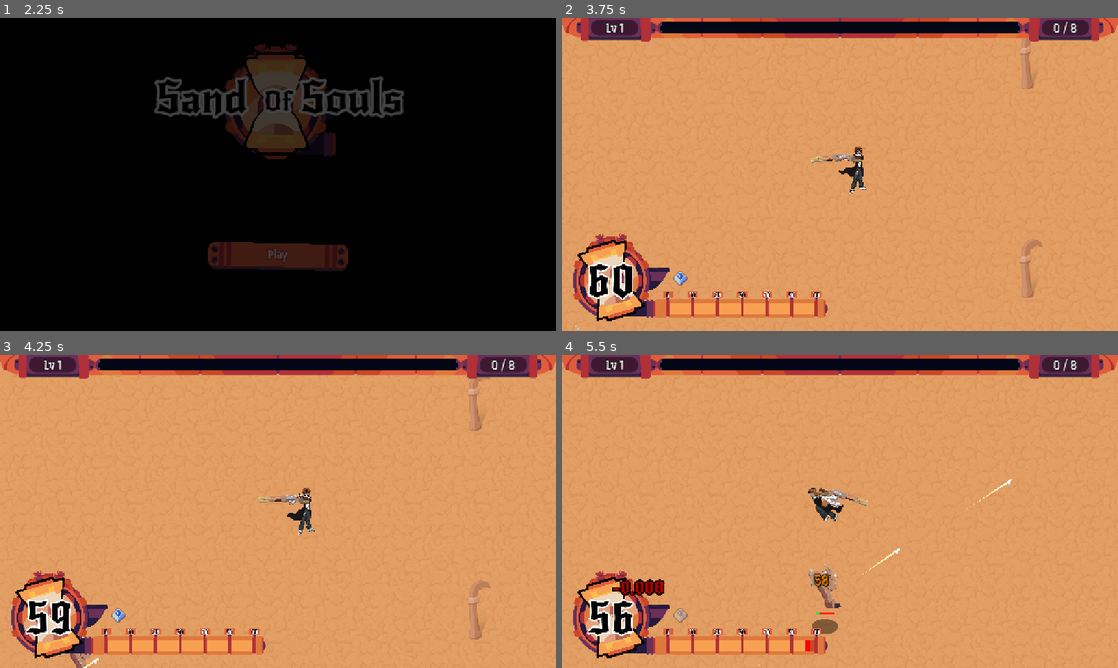
Above: before the commit, frames 1-4 (two rows, left to right).
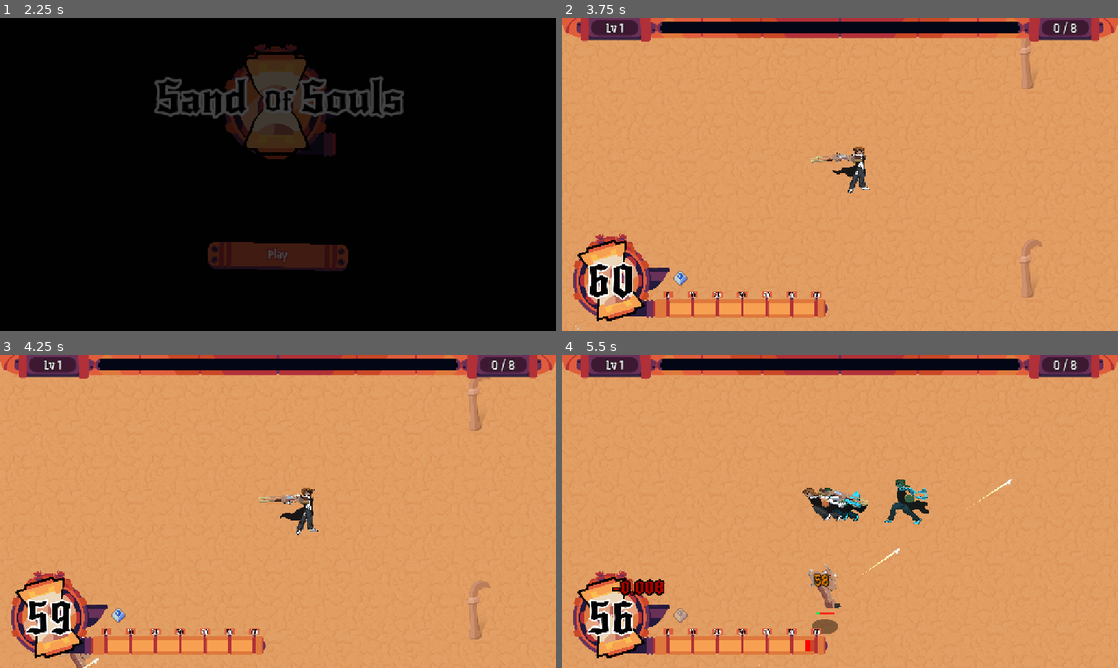
Above: after the commit, the same moments.

Repository: chiefpat450119/GMTK-2026
Game: Godot game, scene res://scenes/main.tscn
Two runs of this game, one before a commit and one after it. Both use one fixed random seed, a clock stepped at 60 frames per second and the inputs below. The engine's default icon, where the game draws it, is replaced by a stand-in: a white triangle on a blue panel in a dark square.
Inputs (mouse positions are in pixels of both pictures, inside the frame that each line leads up to):
- Up to frame 1 (2.25 s): tap Enter at 0.5 s; move the mouse to (400, 158) at 0.52 s; hold D (Right) 0.53-1.25 s; tap Shift (Dash) at 0.6 s; click (400, 158) at 0.67 s; drag from (166, 190) to (250, 237) at 1.27 s; click "Play" at 2 s
- Up to frame 2 (3.75 s): move the mouse to (895, 105) at 2.77 s; press the mouse at (895, 105) at 2.78 s; hold D (Right) 2.78-3.5 s; tap Shift (Dash) at 3.05 s; release the mouse at (895, 105) at 3.5 s; click "Rail Gun" at 3.5 s
- Up to frame 3 (4.25 s): no input
- Up to frame 4 (5.5 s): drag from (812, 574) to (667, 652) at 4.27 s; move the mouse to (1006, 558) at 5.02 s; hold A (Left) from 5.03 s (still down); tap O at 5.1 s; tap Shift (Dash) at 5.3 s

Frame 1 is identical in both runs. In frame 2, 0.2% of the frame differs, in the area x 48-56%, y 41-56%; in frame 3, 0.2%; in frame 4, 1.0%, in the area x 43-66%, y 39-55%.

Commit message:
after fucking image goddamit im tired

Diff:
--- /dev/null
+++ b/components/after_image.gd
@@ -0,0 +1,8 @@
+class_name AfterImageSpawner
+extends Node
+
+
+func spawn_image(target: Node2D, tex: Texture2D) -> Sprite2D:
+	var sprite = AfterImageFx.new(tex)
+	target.get_tree().current_scene.add_child(sprite)
+	return sprite
--- /dev/null
+++ b/components/after_image_effect.gd
@@ -0,0 +1,19 @@
+class_name AfterImageFx
+extends Sprite2D
+
+const BLUE := Color(0.18, 0.863, 1.0, 1.0)
+const BLUE_TRANS := Color(0.18, 0.863, 1.0, 0.0)
+
+func _init(tex: Texture2D):
+	texture = tex
+
+
+func _ready() -> void:
+	modulate = BLUE
+
+	var tween := create_tween()
+	tween.tween_property(self, "modulate", BLUE_TRANS, 0.3).set_trans(Tween.TRANS_EXPO).set_ease(Tween.EASE_IN)
+	tween.tween_callback(queue_free)
+
+	await tween.finished
+	queue_free()
--- /dev/null
+++ b/components/after_image_effect.tscn
@@ -0,0 +1,6 @@
+[gd_scene format=3 uid="uid://choujom3wrdrn"]
+
+[ext_resource type="Script" uid="uid://c6c4ard1fik6" path="res://components/after_image_effect.gd" id="1_otlui"]
+
+[node name="AfterImageEffect" type="Sprite2D" unique_id=1218719711]
+script = ExtResource("1_otlui")
--- a/scenes/entities/player/player.gd
+++ b/scenes/entities/player/player.gd
@@ -10,6 +10,9 @@
 @export var sprite : AnimatedSprite2D
 
 @export var gun_holder: GunHolder
+
+@export var after_image: AfterImageSpawner
+var _after_image_timer: float
 
 ## Last non-zero movement input, so a dash tapped from a standstill still travels
 ## the way the player was last headed instead of being spent on nothing.
@@ -39,10 +42,35 @@
 
 	if dash_component.is_dashing():
 		dash_component.move_dash()
+		spawn_after_image(_delta)
 	else:
 		movement_component.move(dir)
+		_after_image_timer = 0.0
 
 	_update_sprite(dir)
+
+
+func spawn_after_image(delta):
+	#copy sprite current frame sprite. spawn afterimage every 0.1s
+	_after_image_timer -= delta
+	if _after_image_timer > 0.0:
+		return
+
+	_after_image_timer = 0.1
+
+	var frame_texture := sprite.sprite_frames.get_frame_texture(
+		sprite.animation,
+		sprite.frame
+	)
+
+
+	var image = after_image.spawn_image(self, frame_texture)
+	sprite.visible = false
+	image.flip_h = sprite.flip_h
+	image.global_transform = sprite.global_transform
+	image.scale = sprite.scale
+	await get_tree().create_timer(.001).timeout
+	sprite.visible = true
 
 
 ## A dash holds its launch pose for its whole duration, matching the locked
@@ -59,6 +87,17 @@
 		else:
 			sprite.animation = &"Dash_Down"
 		return
+	elif dir != Vector2.ZERO:
+		if absf(dir.x) > absf(dir.y):
+			sprite.animation = &"Move_Side"
+			sprite.flip_h = dir.x < 0.0
+		elif dir.y < 0.0:
+			sprite.animation = &"Move_Up"
+		else:
+			sprite.animation = &"Move_Down"
+		return
+
+
 
 	sprite.animation = &"Idle"
 	if dir.x < 0.0:
--- a/scenes/entities/player/player.tscn
+++ b/scenes/entities/player/player.tscn
@@ -7,41 +7,30 @@
 [ext_resource type="Script" uid="uid://lajktjxbrn2c" path="res://components/movement_component.gd" id="6_8akj5"]
 [ext_resource type="PackedScene" uid="uid://c5aux63in05c7" path="res://scenes/entities/player/player_camera.tscn" id="6_70kwc"]
 [ext_resource type="Resource" uid="uid://dauni0mo5f7vg" path="res://resources/stats/player_stats/player_speed_stat.tres" id="7_70kwc"]
+[ext_resource type="Texture2D" uid="uid://dgcs3iyrws6gb" path="res://assets/player_sprites/Down 2.PNG" id="7_qko2e"]
+[ext_resource type="Texture2D" uid="uid://co0ph6ll5grpy" path="res://assets/player_sprites/Down_1.PNG" id="8_6u2ft"]
+[ext_resource type="Texture2D" uid="uid://du43tojuvu42d" path="res://assets/player_sprites/SIDE1.PNG" id="9_7nfft"]
+[ext_resource type="Texture2D" uid="uid://ba4rjvdmsyppu" path="res://assets/player_sprites/SIDE2.PNG" id="10_brjyi"]
 [ext_resource type="Script" uid="uid://ulsgba0wksf4" path="res://components/time_component.gd" id="10_pcd0u"]
+[ext_resource type="Texture2D" uid="uid://clq1cjlemleu6" path="res://assets/player_sprites/SIDE3.PNG" id="11_bnv2y"]
 [ext_resource type="Resource" uid="uid://frrqtqnfhira" path="res://resources/stats/player_stats/player_max_time_stat.tres" id="11_w3p2j"]
+[ext_resource type="Texture2D" uid="uid://dil0u8ut0coia" path="res://assets/player_sprites/Walk_Up_2.PNG" id="12_0xxfp"]
 [ext_resource type="Resource" uid="uid://t5pv2islrmuc" path="res://resources/stats/player_stats/player_time_decay_scale_stat.tres" id="12_knby6"]
 [ext_resource type="Resource" uid="uid://disb0styegk4s" path="res://resources/events/event_channels/player_time_changed_event.tres" id="13_18p7g"]
+[ext_resource type="Texture2D" uid="uid://c44nn6h3yhu3h" path="res://assets/player_sprites/Walk_Up_1.PNG" id="13_l2s38"]
 [ext_resource type="PackedScene" uid="uid://bs7u4xg0su6w3" path="res://scenes/entities/player/dash_component.tscn" id="14_8dash"]
 [ext_resource type="Resource" uid="uid://c3ckre3yhjs8j" path="res://resources/events/event_channels/player_damage_event.tres" id="14_w3p2j"]
 [ext_resource type="Script" uid="uid://ctmy8gd1uy5we" path="res://components/player_hit_feedback.gd" id="16_hitfb"]
 [ext_resource type="Script" uid="uid://cxenibyc3dfbv" path="res://scenes/entities/weapons/GunHolder.gd" id="16_yywfu"]
-[ext_resource type="Resource" uid="uid://drku7nh75ai2v" path="res://resources/stats/player_stats/player_pickup_range_stat.tres" id="pickup_range"]
-[ext_resource type="Script" uid="uid://cqrsojktw5g4r" path="res://scenes/entities/player/player_pickup.gd" id="player_pickup"]
 [ext_resource type="Texture2D" uid="uid://dj0i6tyr4byxx" path="res://assets/Dash_Up.PNG" id="17_dashu"]
 [ext_resource type="Texture2D" uid="uid://75n0ttebb5ym" path="res://assets/Dash_Down.PNG" id="18_dashd"]
 [ext_resource type="Texture2D" uid="uid://banlpwd0nn8fu" path="res://assets/Dash_Left_Right.PNG" id="19_dashlr"]
+[ext_resource type="Script" uid="uid://codkb86hcnejp" path="res://components/after_image.gd" id="28_6u2ft"]
+[ext_resource type="Resource" uid="uid://drku7nh75ai2v" path="res://resources/stats/player_stats/player_pickup_range_stat.tres" id="pickup_range"]
+[ext_resource type="Script" uid="uid://cqrsojktw5g4r" path="res://scenes/entities/player/player_pickup.gd" id="player_pickup"]
 
 [sub_resource type="SpriteFrames" id="SpriteFrames_g4v7s"]
 animations = [{
-"frames": [{
-"duration": 1.0,
-"texture": ExtResource("4_70kwc")
-}, {
-"duration": 1.0,
-"texture": ExtResource("5_yywfu")
-}],
-"loop": 1,
-"name": &"Idle",
-"speed": 5.0
-}, {
-"frames": [{
-"duration": 1.0,
-"texture": ExtResource("17_dashu")
-}],
-"loop": 1,
-"name": &"Dash_Up",
-"speed": 5.0
-}, {
 "frames": [{
 "duration": 1.0,
 "texture": ExtResource("18_dashd")
@@ -57,13 +46,68 @@
 "loop": 1,
 "name": &"Dash_Left_Right",
 "speed": 5.0
+}, {
+"frames": [{
+"duration": 1.0,
+"texture": ExtResource("17_dashu")
+}],
+"loop": 1,
+"name": &"Dash_Up",
+"speed": 5.0
+}, {
+"frames": [{
+"duration": 1.0,
+"texture": ExtResource("4_70kwc")
+}, {
+"duration": 1.0,
+"texture": ExtResource("5_yywfu")
+}],
+"loop": 1,
+"name": &"Idle",
+"speed": 5.0
+}, {
+"frames": [{
+"duration": 1.0,
+"texture": ExtResource("7_qko2e")
+}, {
+"duration": 1.0,
+"texture": ExtResource("8_6u2ft")
+}],
+"loop": 1,
+"name": &"Move_Down",
+"speed": 4.0
+}, {
+"frames": [{
+"duration": 1.0,
+"texture": ExtResource("9_7nfft")
+}, {
+"duration": 1.0,
+"texture": ExtResource("10_brjyi")
+}, {
+"duration": 1.0,
+"texture": ExtResource("11_bnv2y")
+}],
+"loop": 1,
+"name": &"Move_Side",
+"speed": 10.0
+}, {
+"frames": [{
+"duration": 1.0,
+"texture": ExtResource("12_0xxfp")
+}, {
+"duration": 1.0,
+"texture": ExtResource("13_l2s38")
+}],
+"loop": 1,
+"name": &"Move_Up",
+"speed": 5.0
 }]
 
 [sub_resource type="CapsuleShape2D" id="CapsuleShape2D_g4v7s"]
 radius = 30.61873
 height = 118.0
 
-[node name="Player" type="CharacterBody2D" unique_id=1339333072 node_paths=PackedStringArray("time_component", "movement_component", "dash_component", "sprite", "gun_holder")]
+[node name="Player" type="CharacterBody2D" unique_id=1339333072 node_paths=PackedStringArray("time_component", "movement_component", "dash_component", "sprite", "gun_holder", "after_image")]
 z_index = 1
 y_sort_enabled = true
 collision_mask = 2
@@ -73,12 +117,13 @@
 dash_component = NodePath("DashComponent")
 sprite = NodePath("AnimatedSprite2D")
 gun_holder = NodePath("GunHolder")
+after_image = NodePath("AfterImageSpawner")
 metadata/_custom_type_script = "uid://cec0glmuud386"
 
 [node name="AnimatedSprite2D" type="AnimatedSprite2D" parent="." unique_id=2050727879]
-scale = Vector2(0.13148148, 0.13148148)
+scale = Vector2(0.176, 0.131)
 sprite_frames = SubResource("SpriteFrames_g4v7s")
-animation = &"Idle"
+animation = &"Move_Down"
 autoplay = "Idle"
 
 [node name="Placeholder Sprite" type="Sprite2D" parent="." unique_id=1306389928]
@@ -123,3 +168,7 @@
 position = Vector2(0, -60)
 script = ExtResource("16_yywfu")
 metadata/_custom_type_script = "uid://cxenibyc3dfbv"
+
+[node name="AfterImageSpawner" type="Node" parent="." unique_id=80720492]
+script = ExtResource("28_6u2ft")
+metadata/_custom_type_script = "uid://codkb86hcnejp"
--- /dev/null
+++ b/scenes/entities/projectiles/shotgun_projectile.tscn
@@ -0,0 +1,27 @@
+[gd_scene format=3 uid="uid://c64ogev48nuef"]
+
+[ext_resource type="Script" uid="uid://cv2es8eidtixv" path="res://scenes/entities/projectiles/projectile.gd" id="1_3dynt"]
+[ext_resource type="Texture2D" uid="uid://db6ebmmlc3gbo" path="res://assets/bullets/bullet1.png" id="2_e7j3y"]
+[ext_resource type="Script" uid="uid://4oq4rab4kkom" path="res://components/damage_number_popup_component.gd" id="3_uydx3"]
+[ext_resource type="PackedScene" uid="uid://ctroey3a5nb8" path="res://scenes/entities/projectiles/damage_number.tscn" id="4_6d4aj"]
+
+[sub_resource type="CircleShape2D" id="CircleShape2D_proj"]
+
+[node name="Projectile" type="Area2D" unique_id=1243975335 node_paths=PackedStringArray("damage_popup")]
+collision_layer = 4
+collision_mask = 8
+script = ExtResource("1_3dynt")
+speed = 1000.0
+lifetime = 0.3
+damage_popup = NodePath("DamagePopupComponent")
+
+[node name="Sprite2D" type="Sprite2D" parent="." unique_id=1036717662]
+scale = Vector2(0.625, 0.625)
+texture = ExtResource("2_e7j3y")
+
+[node name="CollisionShape2D" type="CollisionShape2D" parent="." unique_id=1243975336]
+shape = SubResource("CircleShape2D_proj")
+
+[node name="DamagePopupComponent" type="Node" parent="." unique_id=949591978]
+script = ExtResource("3_uydx3")
+damage_number = ExtResource("4_6d4aj")
Binary file added: assets/player_sprites/Down 2.PNG
Not shown, added: assets/player_sprites/Down 2.PNG.import
Binary file added: assets/player_sprites/Down_1.PNG
Not shown, added: assets/player_sprites/Down_1.PNG.import
Binary file added: assets/player_sprites/SIDE1.PNG
Not shown, added: assets/player_sprites/SIDE1.PNG.import
Binary file added: assets/player_sprites/SIDE2.PNG
Not shown, added: assets/player_sprites/SIDE2.PNG.import
Binary file added: assets/player_sprites/SIDE3.PNG
Not shown, added: assets/player_sprites/SIDE3.PNG.import
Binary file added: assets/player_sprites/Walk_Up_1.PNG
Not shown, added: assets/player_sprites/Walk_Up_1.PNG.import
(and 4 more such lines)
